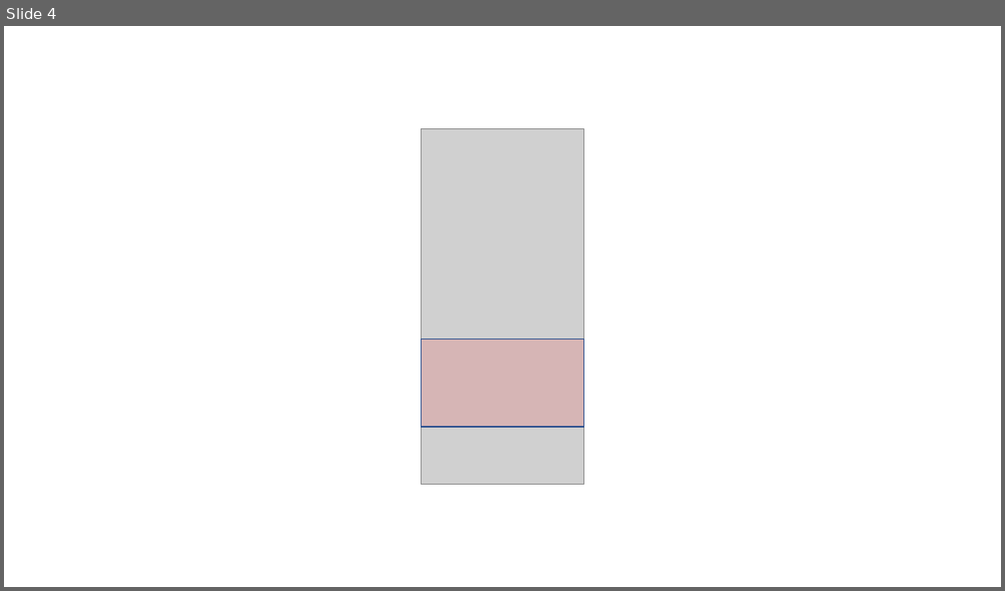
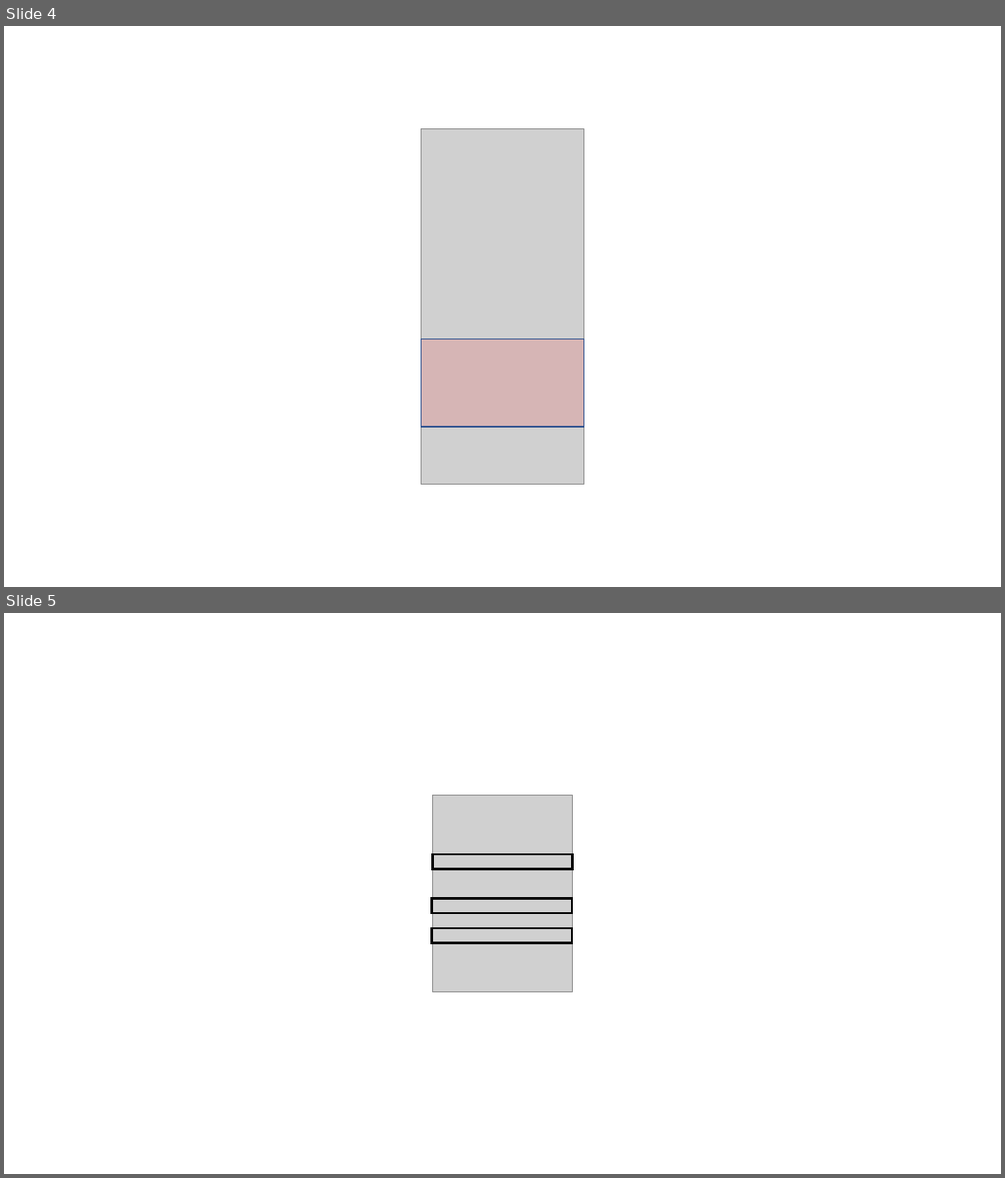
Before and after one commit to smXplorer/AlliGator, a slide deck: docs/source/images/AlliGator Manual Edited Images.pptx. Shown one above the other, each under a label of ours: slide 4 before the commit, slides 4 and 5 after it. The pictures are 1005x591 and 1005x1178 pixels, drawn with LibreOffice and Linux fonts; fonts in the diff are those of the drawing; grey boxes stand for pictures. Boxes give left, top, right and bottom in pixels: in the first picture for what was removed or moved away, otherwise in the second. Text is boxed around its words. In the diff, an @@ line names an element or a change of style, - is before the commit and + after.

```diff
--- a/docs/source/images/AlliGator Manual Edited Images.pptx
+++ b/docs/source/images/AlliGator Manual Edited Images.pptx
@@ slide 5 added at (4, 613, 1001, 1174), background #FFFFFF @@
@@ picture added at (432, 795, 573, 992) @@
@@ rectangle added at (432, 854, 573, 869), outline #000000 2.25 pt @@
@@ rectangle added at (432, 899, 573, 914), outline #000000 2.25 pt @@
@@ rectangle added at (432, 928, 573, 943), outline #000000 2.25 pt @@
```
Also in this commit, not shown: 1 other slide added, 34 other files.
